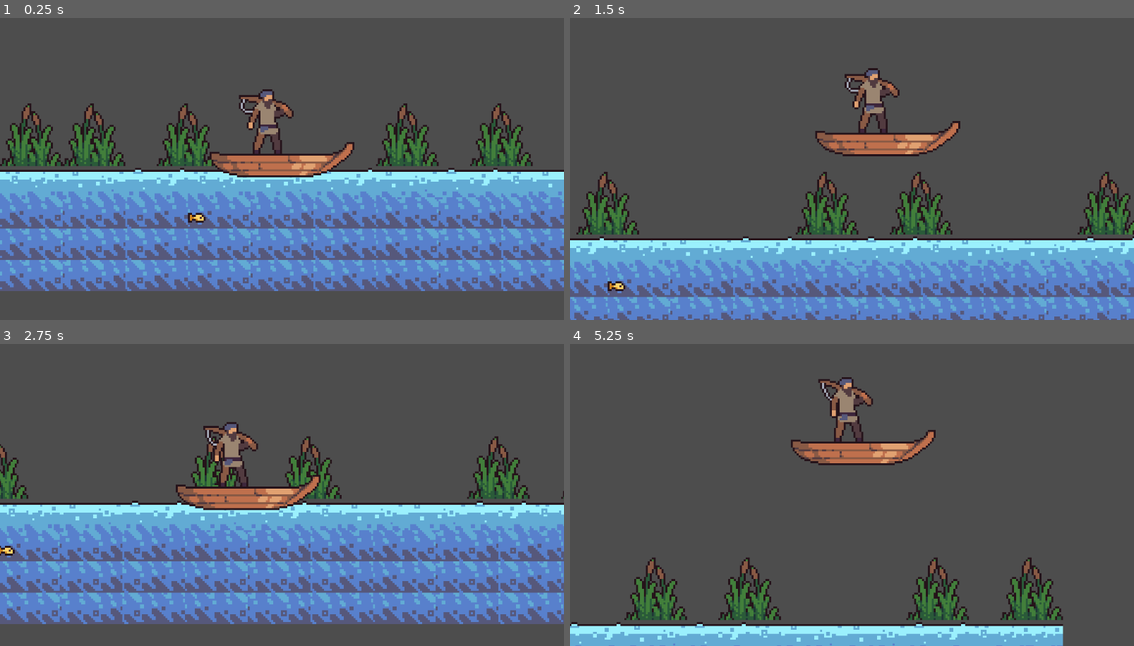
Above: before the commit, frames 1-4 (two rows, left to right).
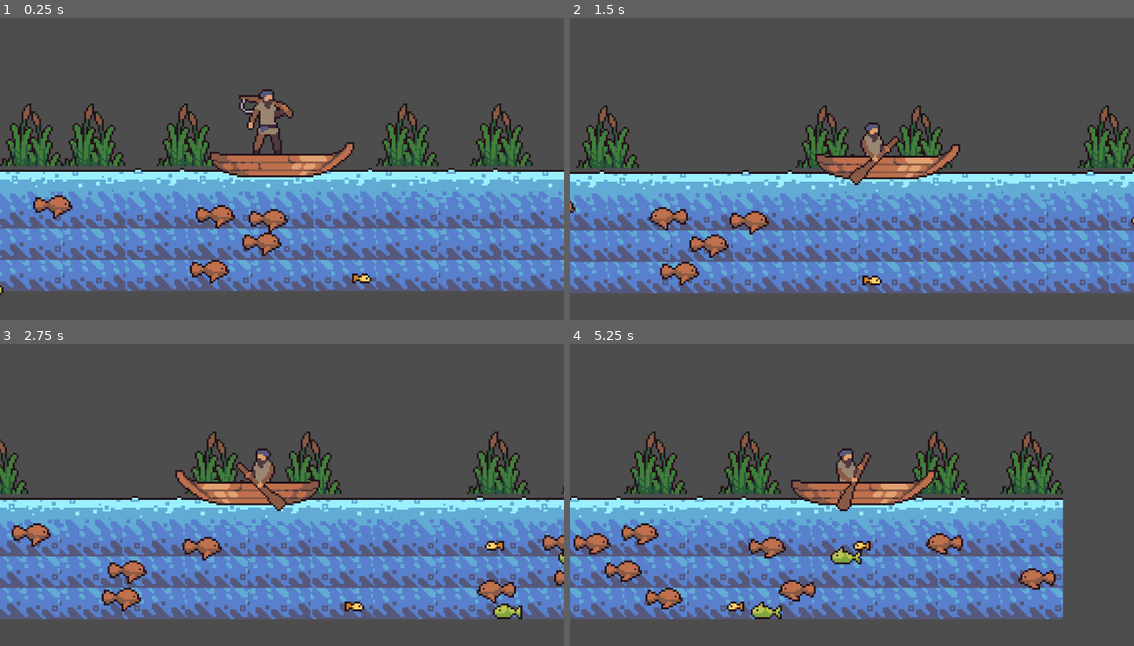
Above: after the commit, the same moments.

Repository: aduda091/dudas-fishing-godot
Game: Godot game, scene res://scenes/game.tscn
Two runs of this game, one before a commit and one after it. Both use one fixed random seed, a clock stepped at 60 frames per second and the inputs below.
Inputs:
- Up to frame 1 (0.25 s): no input
- Up to frame 2 (1.5 s): tap Enter (ui_accept) at 0.5, 0.6, 0.77, 1.07, 1.35 s; hold Right (ui_right) from 0.53 s (still down)
- Up to frame 3 (2.75 s): tap Enter (ui_accept) at 1.52, 1.82, 2.1 s; release Right (ui_right) at 2.03 s; hold Left (ui_left) from 2.03 s (still down)
- Up to frame 4 (5.25 s): release Left (ui_left) at 2.78 s; hold Right (ui_right) 2.78-4.28 s; tap Enter (ui_accept) at 2.85, 3.02, 3.32, 3.6, 3.77, 4.07, 4.35, 4.52, 4.82, 5.1 s; hold Left (ui_left) 4.28-5.03 s; hold Right (ui_right) from 5.03 s (still down)

The runs differ from the first frame. In frame 1, 1.8% of the frame differs, in the area x 0-66%, y 58-92%; in frame 2, 50%, in the area x 0-100%, y 16-100%; in frame 3, 27%; in frame 4, 50%.

Commit message:
fishes and player movement animations

Diff:
--- a/project.godot
+++ b/project.godot
@@ -24,6 +24,33 @@
 movie_writer/movie_file="D:/dev/godot/projects/DudasFishing/movies/test.avi"
 movie_writer/fps=30
 
+[input]
+
+move_left={
+"deadzone": 0.5,
+"events": [Object(InputEventKey,"resource_local_to_scene":false,"resource_name":"","device":-1,"window_id":0,"alt_pressed":false,"shift_pressed":false,"ctrl_pressed":false,"meta_pressed":false,"pressed":false,"keycode":0,"physical_keycode":4194319,"key_label":0,"unicode":0,"echo":false,"script":null)
+, Object(InputEventKey,"resource_local_to_scene":false,"resource_name":"","device":-1,"window_id":0,"alt_pressed":false,"shift_pressed":false,"ctrl_pressed":false,"meta_pressed":false,"pressed":false,"keycode":0,"physical_keycode":65,"key_label":0,"unicode":97,"echo":false,"script":null)
+]
+}
+move_right={
+"deadzone": 0.5,
+"events": [Object(InputEventKey,"resource_local_to_scene":false,"resource_name":"","device":-1,"window_id":0,"alt_pressed":false,"shift_pressed":false,"ctrl_pressed":false,"meta_pressed":false,"pressed":false,"keycode":0,"physical_keycode":68,"key_label":0,"unicode":100,"echo":false,"script":null)
+, Object(InputEventKey,"resource_local_to_scene":false,"resource_name":"","device":-1,"window_id":0,"alt_pressed":false,"shift_pressed":false,"ctrl_pressed":false,"meta_pressed":false,"pressed":false,"keycode":0,"physical_keycode":4194321,"key_label":0,"unicode":0,"echo":false,"script":null)
+]
+}
+cast_down={
+"deadzone": 0.5,
+"events": [Object(InputEventKey,"resource_local_to_scene":false,"resource_name":"","device":-1,"window_id":0,"alt_pressed":false,"shift_pressed":false,"ctrl_pressed":false,"meta_pressed":false,"pressed":false,"keycode":0,"physical_keycode":4194322,"key_label":0,"unicode":0,"echo":false,"script":null)
+, Object(InputEventKey,"resource_local_to_scene":false,"resource_name":"","device":-1,"window_id":0,"alt_pressed":false,"shift_pressed":false,"ctrl_pressed":false,"meta_pressed":false,"pressed":false,"keycode":0,"physical_keycode":83,"key_label":0,"unicode":115,"echo":false,"script":null)
+]
+}
+cast_up={
+"deadzone": 0.5,
+"events": [Object(InputEventKey,"resource_local_to_scene":false,"resource_name":"","device":-1,"window_id":0,"alt_pressed":false,"shift_pressed":false,"ctrl_pressed":false,"meta_pressed":false,"pressed":false,"keycode":0,"physical_keycode":4194320,"key_label":0,"unicode":0,"echo":false,"script":null)
+, Object(InputEventKey,"resource_local_to_scene":false,"resource_name":"","device":-1,"window_id":0,"alt_pressed":false,"shift_pressed":false,"ctrl_pressed":false,"meta_pressed":false,"pressed":false,"keycode":0,"physical_keycode":87,"key_label":0,"unicode":119,"echo":false,"script":null)
+]
+}
+
 [rendering]
 
 textures/canvas_textures/default_texture_filter=0
--- a/scenes/PlayerBoat.tscn
+++ b/scenes/PlayerBoat.tscn
@@ -122,6 +122,7 @@
 shape = SubResource("RectangleShape2D_2vq68")
 
 [node name="Mateo" type="AnimatedSprite2D" parent="."]
+z_index = 2
 position = Vector2(0, -26)
 sprite_frames = SubResource("SpriteFrames_0vfyv")
 animation = &"idle"
--- a/scenes/fish_1.tscn
+++ b/scenes/fish_1.tscn
@@ -1,6 +1,9 @@
-[gd_scene load_steps=6 format=3 uid="uid://bupv0w68jjw1x"]
+[gd_scene load_steps=13 format=3 uid="uid://bupv0w68jjw1x"]
 
+[ext_resource type="Script" path="res://scripts/fish.gd" id="1_cmpqk"]
 [ext_resource type="Texture2D" uid="uid://dol678v8oqx81" path="res://assets/3 Objects/Catch/1.png" id="1_rt0nq"]
+[ext_resource type="Texture2D" uid="uid://2fnquvi2pmla" path="res://assets/3 Objects/Catch/2.png" id="3_xbrxc"]
+[ext_resource type="Texture2D" uid="uid://rpur86gumsx8" path="res://assets/3 Objects/Catch/3.png" id="4_3hdy2"]
 
 [sub_resource type="AtlasTexture" id="AtlasTexture_wvhys"]
 atlas = ExtResource("1_rt0nq")
@@ -9,6 +12,22 @@
 [sub_resource type="AtlasTexture" id="AtlasTexture_tbk4c"]
 atlas = ExtResource("1_rt0nq")
 region = Rect2(12, 0, 12, 6)
+
+[sub_resource type="AtlasTexture" id="AtlasTexture_lrowb"]
+atlas = ExtResource("3_xbrxc")
+region = Rect2(0, 0, 16, 12)
+
+[sub_resource type="AtlasTexture" id="AtlasTexture_l1k37"]
+atlas = ExtResource("3_xbrxc")
+region = Rect2(16, 0, 16, 12)
+
+[sub_resource type="AtlasTexture" id="AtlasTexture_ffsoe"]
+atlas = ExtResource("4_3hdy2")
+region = Rect2(0, 0, 20, 12)
+
+[sub_resource type="AtlasTexture" id="AtlasTexture_eb06c"]
+atlas = ExtResource("4_3hdy2")
+region = Rect2(20, 0, 20, 12)
 
 [sub_resource type="SpriteFrames" id="SpriteFrames_oafxk"]
 animations = [{
@@ -20,7 +39,29 @@
 "texture": SubResource("AtlasTexture_tbk4c")
 }],
 "loop": true,
-"name": &"default",
+"name": &"fish1",
+"speed": 5.0
+}, {
+"frames": [{
+"duration": 1.0,
+"texture": SubResource("AtlasTexture_lrowb")
+}, {
+"duration": 1.0,
+"texture": SubResource("AtlasTexture_l1k37")
+}],
+"loop": true,
+"name": &"fish2",
+"speed": 5.0
+}, {
+"frames": [{
+"duration": 1.0,
+"texture": SubResource("AtlasTexture_ffsoe")
+}, {
+"duration": 1.0,
+"texture": SubResource("AtlasTexture_eb06c")
+}],
+"loop": true,
+"name": &"fish3",
 "speed": 5.0
 }]
 
@@ -28,12 +69,19 @@
 size = Vector2(10, 5)
 
 [node name="Fish1" type="AnimatableBody2D"]
+script = ExtResource("1_cmpqk")
 
 [node name="AnimatedSprite2D" type="AnimatedSprite2D" parent="."]
 sprite_frames = SubResource("SpriteFrames_oafxk")
-autoplay = "default"
-frame_progress = 0.970995
+animation = &"fish3"
+autoplay = "fish1"
 
 [node name="CollisionShape2D" type="CollisionShape2D" parent="."]
 position = Vector2(-1, 0.5)
 shape = SubResource("RectangleShape2D_8atm8")
+
+[node name="RayCastRight" type="RayCast2D" parent="."]
+target_position = Vector2(10, 0)
+
+[node name="RayCastLeft" type="RayCast2D" parent="."]
+target_position = Vector2(-10, 0)
--- a/scenes/game.tscn
+++ b/scenes/game.tscn
@@ -256,9 +256,6 @@
 layer_1/name = "Mid"
 layer_1/tile_data = PackedInt32Array(65529, 0, 0, 65530, 65536, 0, 65531, 131072, 0, 65532, 196608, 0, 65533, 262144, 0 …(1963 unchanged characters)…
 
-[node name="Fish1" parent="." instance=ExtResource("3_nef71")]
-position = Vector2(-43, 26)
-
 [node name="WorldBorders" type="Node" parent="."]
 
 [node name="WallLeft" type="StaticBody2D" parent="WorldBorders"]
@@ -272,3 +269,50 @@
 [node name="CollisionShape2D" type="CollisionShape2D" parent="WorldBorders/WallRight"]
 position = Vector2(275, -4)
 shape = SubResource("WorldBoundaryShape2D_03shd")
+
+[node name="Fishes" type="Node" parent="."]
+
+[node name="Fish1" parent="Fishes" instance=ExtResource("3_nef71")]
+position = Vector2(-43, 26)
+
+[node name="Fish2" parent="Fishes" instance=ExtResource("3_nef71")]
+position = Vector2(-13, 40)
+
+[node name="Fish3" parent="Fishes" instance=ExtResource("3_nef71")]
+position = Vector2(-13, 28)
+
+[node name="Fish4" parent="Fishes" instance=ExtResource("3_nef71")]
+position = Vector2(-42, 54)
+
+[node name="Fish5" parent="Fishes" instance=ExtResource("3_nef71")]
+position = Vector2(-157, 61)
+
+[node name="Fish8" parent="Fishes" instance=ExtResource("3_nef71")]
+position = Vector2(-125, 21)
+
+[node name="Fish9" parent="Fishes" instance=ExtResource("3_nef71")]
+position = Vector2(33, 57)
+
+[node name="Fish10" parent="Fishes" instance=ExtResource("3_nef71")]
+position = Vector2(192, 30)
+
+[node name="Fish11" parent="Fishes" instance=ExtResource("3_nef71")]
+position = Vector2(218, 58)
+
+[node name="Fish14" parent="Fishes" instance=ExtResource("3_nef71")]
+position = Vector2(219, 44)
+
+[node name="Fish15" parent="Fishes" instance=ExtResource("3_nef71")]
+position = Vector2(248, 50)
+
+[node name="Fish12" parent="Fishes" instance=ExtResource("3_nef71")]
+position = Vector2(234, 26)
+
+[node name="Fish13" parent="Fishes" instance=ExtResource("3_nef71")]
+position = Vector2(234, 26)
+
+[node name="Fish6" parent="Fishes" instance=ExtResource("3_nef71")]
+position = Vector2(-161, 28)
+
+[node name="Fish7" parent="Fishes" instance=ExtResource("3_nef71")]
+position = Vector2(-161, 28)
--- a/scripts/PlayerBoat.gd
+++ b/scripts/PlayerBoat.gd
@@ -6,6 +6,8 @@
 
 # Get the gravity from the project settings to be synced with RigidBody nodes.
 var gravity = ProjectSettings.get_setting("physics/2d/default_gravity")
+@onready var sprite2DBoat = $Katarina
+@onready var sprite2DFisherman = $Mateo
 
 
 func _physics_process(delta):
@@ -13,14 +15,31 @@
 	if not is_on_floor():
 		velocity.y += gravity * delta
 
-	# Handle jump.
-	if Input.is_action_just_pressed("ui_accept") and is_on_floor():
-		velocity.y = JUMP_VELOCITY
+	var direction = Input.get_axis("move_left", "move_right")
 
-	# Get the input direction and handle the movement/deceleration.
-	# As good practice, you should replace UI actions with custom gameplay actions.
-	var direction = Input.get_axis("ui_left", "ui_right")
-	if direction:
+	var isFishing = Input.is_action_pressed("cast_down") || Input.is_action_pressed("cast_up")
+
+	# Handle fishing.
+	if isFishing:
+		sprite2DFisherman.play("fishing")
+		sprite2DFisherman.position.y = -26
+
+	if direction > 0 && !isFishing:
+		sprite2DBoat.flip_h = false
+		sprite2DFisherman.flip_h = false
+		sprite2DFisherman.play("rowing")
+		sprite2DFisherman.position.y = -10
+	if direction < 0 && !isFishing:
+		sprite2DBoat.flip_h = true
+		sprite2DFisherman.flip_h = true
+		sprite2DFisherman.play("rowing")
+		sprite2DFisherman.position.y = -10
+
+	if direction == 0 && !isFishing:
+		sprite2DFisherman.play("idle")
+		sprite2DFisherman.position.y = -26
+
+	if direction && !isFishing:
 		velocity.x = direction * SPEED
 	else:
 		velocity.x = move_toward(velocity.x, 0, SPEED)
--- /dev/null
+++ b/scripts/fish.gd
@@ -0,0 +1,30 @@
+extends Node2D
+
+var speed
+var direction = 1
+const fishes = ["fish1", "fish2", "fish3"]
+
+@onready var ray_cast_right = $RayCastRight
+@onready var ray_cast_left = $RayCastLeft
+@onready var animated_sprite = $AnimatedSprite2D
+
+
+func _ready():
+	var random = RandomNumberGenerator.new()
+	random.randomize()
+	speed = random.randi_range(20, 80)
+
+	var randomFishAnimation = fishes[randi() % fishes.size()]
+	animated_sprite.play(randomFishAnimation)
+
+
+# Called every frame. 'delta' is the elapsed time since the previous frame.
+func _process(delta):
+	# todo check for collider only for wall and player hook
+	if (ray_cast_right.is_colliding()):
+		direction = -1
+		animated_sprite.flip_h = true
+	if (ray_cast_left.is_colliding()):
+		direction = 1
+		animated_sprite.flip_h = false
+	position.x += direction * speed * delta
Not shown, changed: export_presets.cfg
